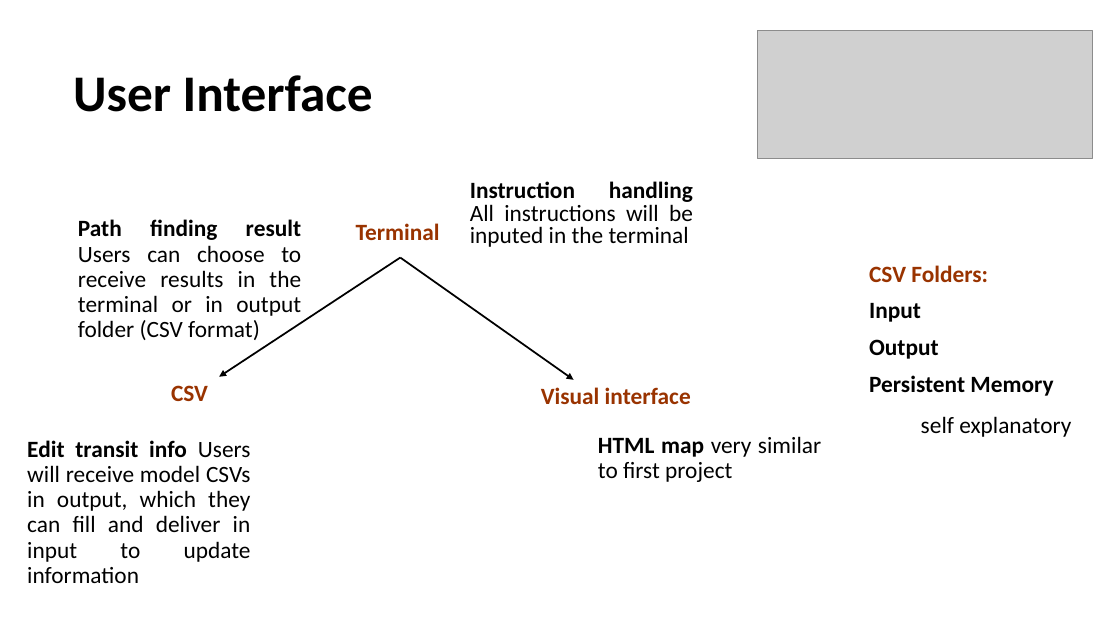
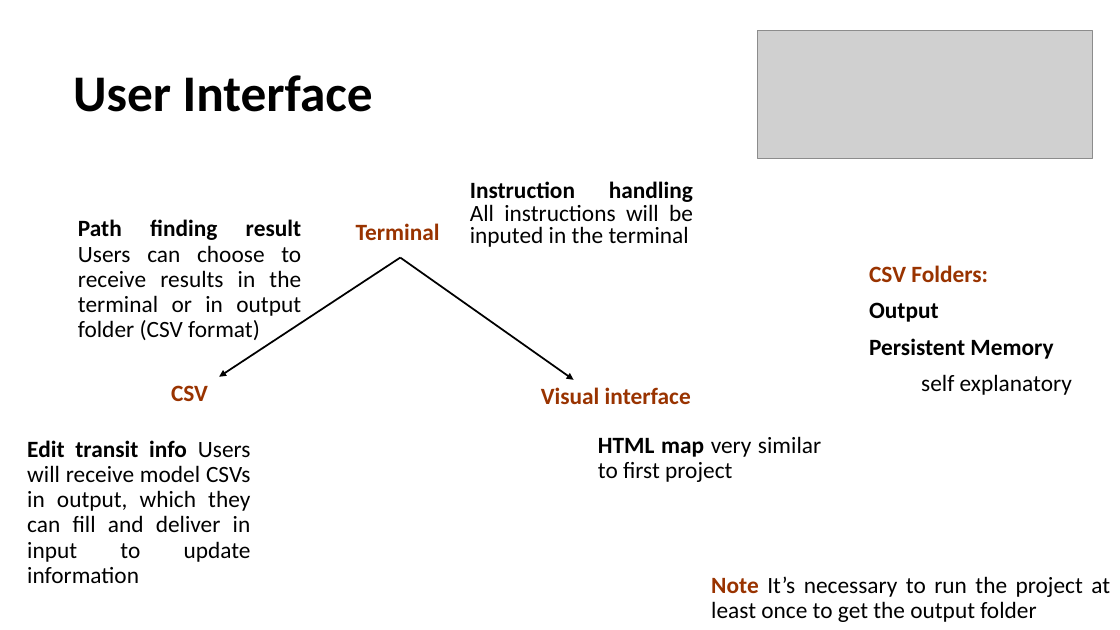
Before and after one commit to gpe0/AED-2, a slide deck: slide 8 of AED2.pptx. Drawn at 1120x630 pixels with LibreOffice and Linux fonts; fonts in the diff are those of the drawing; grey boxes stand for pictures. Boxes give left, top, right and bottom in pixels: in the first picture for what was removed or moved away, otherwise in the second. Text is boxed around its words. In the diff, an @@ line names an element or a change of style, - is before the commit and + after.

Commit message:
Updated report

```diff
--- a/AED2.pptx
+++ b/AED2.pptx
@@ text at box(869, 303, 921, 322): paragraph removed @@
-Input
@@ text "self explanatory": place and size @@
-text "self explanatory" at box(921, 416, 1071, 437)
+text "self explanatory" at box(921, 374, 1072, 395)
@@ text added at box(711, 576, 1110, 622), 20 pt, text #000000 @@
+Note It’s necessary to run the project at least once to get the output folder
```
